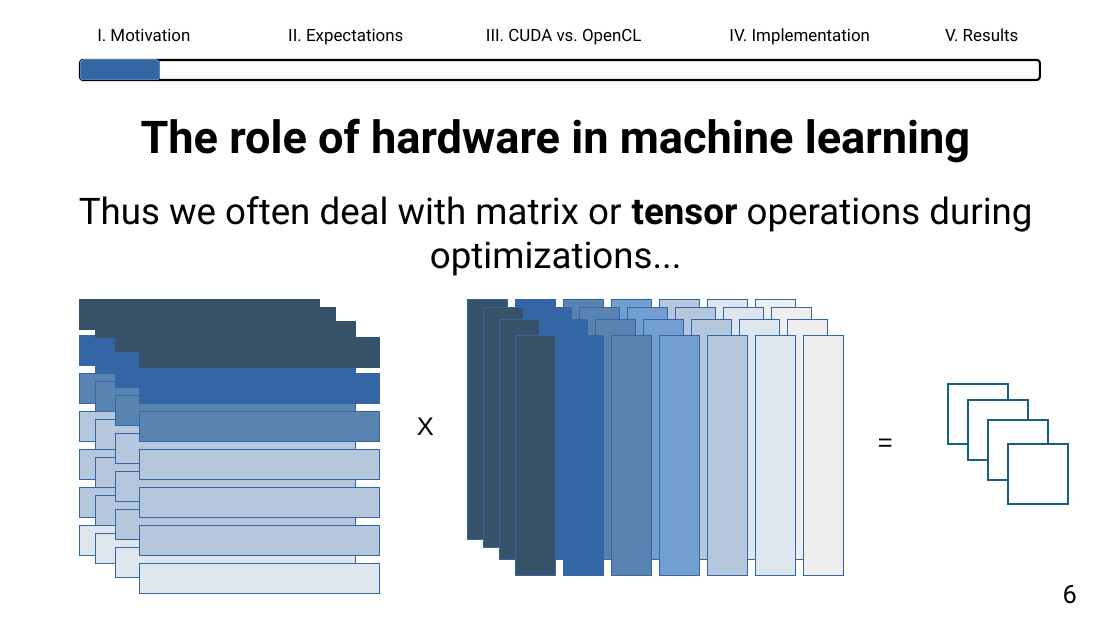
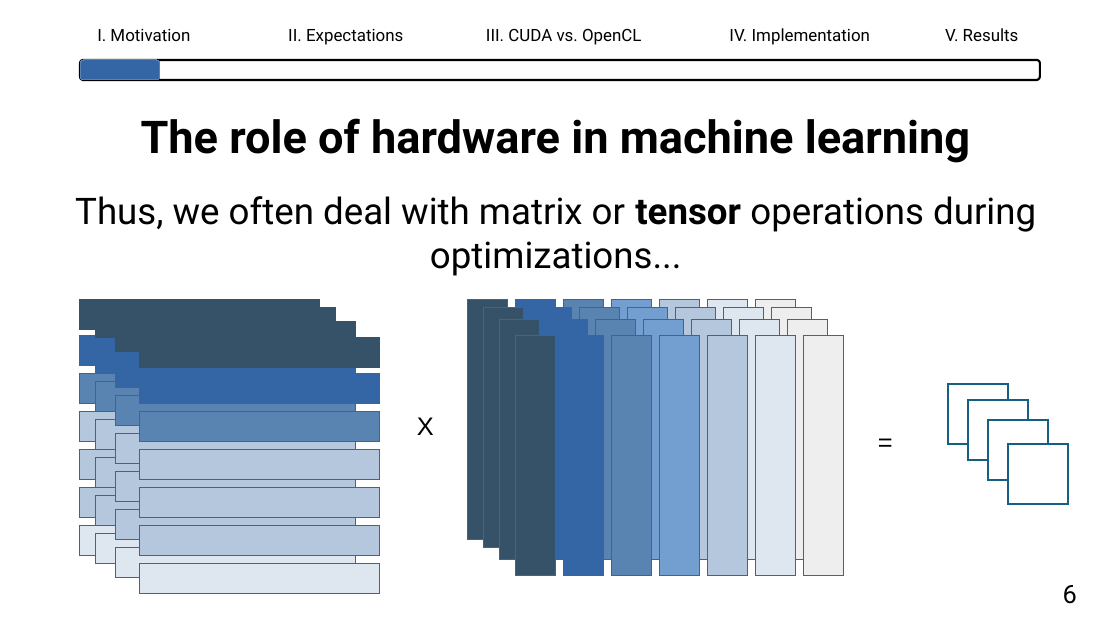
Before and after one commit to lhahner/opti-perf, a slide deck: slide 8 of docs/presentation/final-presentation.odp. Drawn at 1120x630 pixels with LibreOffice and Linux fonts; fonts in the diff are those of the drawing. Boxes give left, top, right and bottom in pixels: in the first picture for what was removed or moved away, otherwise in the second. Text is boxed around its words. In the diff, an @@ line names an element or a change of style, - is before the commit and + after.

```diff
--- a/docs/presentation/final-presentation.odp
+++ b/docs/presentation/final-presentation.odp
@@ text at [75, 196, 1036, 276]: text changed @@
-Thus we often deal with matrix or tensor operations during optimizations...
+Thus, we often deal with matrix or tensor operations during optimizations...
```
Also in this commit, not shown: 29 other slides changed, 6 slides removed, 1 other file.
